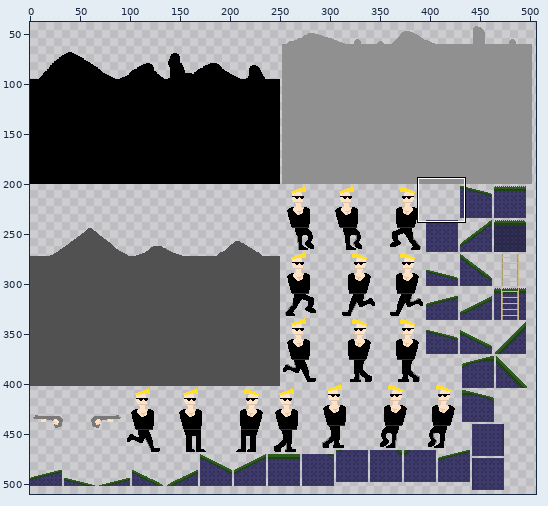
File history of a sprite sheet, assets/sprites/sprites.png. The first picture is a wide view before the edit; the outline marks the close-up.
Close-up. First the earlier version:
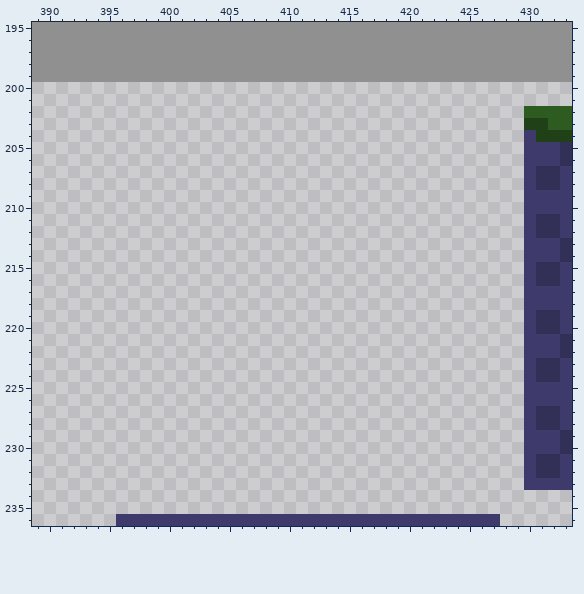
The file is 512x512 pixels. Pixels under 10% opacity are left out. Colours within 5 levels of each other are drawn and written as one. Shown: x 389..433, y 195..236. The old version is drawn lined up with the new one. The wide view leaves out empty margins.
Now the later version:
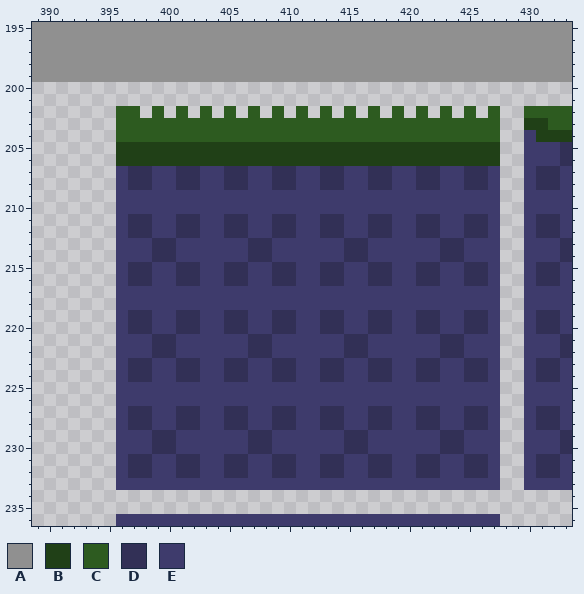
Palette (. is transparent): A #909090  B #204017  C #2d5b20  D #323056  E #3e3b6c
Change:
drawings rearranged on the sheet (the old picture shows each at its new place)
Changed rows in their new state; - is an unchanged pixel.
first column x 396:
202 CC-C-C-C-C-C-C-C-C-C-C-C-C-C-C-C
203 CCCCCCCCCCCCCCCCCCCCCCCCCCCCCCCC
204 CCCCCCCCCCCCCCCCCCCCCCCCCCCCCCCC
205 BBBBBBBBBBBBBBBBBBBBBBBBBBBBBBBB
206 BBBBBBBBBBBBBBBBBBBBBBBBBBBBBBBB
207 EDDEEDDEEDDEEDDEEDDEEDDEEDDEEDDE
208 EDDEEDDEEDDEEDDEEDDEEDDEEDDEEDDE
209 EEEEEEEEEEEEEEEEEEEEEEEEEEEEEEEE
210 EEEEEEEEEEEEEEEEEEEEEEEEEEEEEEEE
211 EDDEEDDEEDDEEDDEEDDEEDDEEDDEEDDE
212 EDDEEDDEEDDEEDDEEDDEEDDEEDDEEDDE
213 EEEDDEEEEEEDDEEEEEEDDEEEEEEDDEEE
214 EEEDDEEEEEEDDEEEEEEDDEEEEEEDDEEE
215 EDDEEDDEEDDEEDDEEDDEEDDEEDDEEDDE
216 EDDEEDDEEDDEEDDEEDDEEDDEEDDEEDDE
217 EEEEEEEEEEEEEEEEEEEEEEEEEEEEEEEE
218 EEEEEEEEEEEEEEEEEEEEEEEEEEEEEEEE
219 EDDEEDDEEDDEEDDEEDDEEDDEEDDEEDDE
220 EDDEEDDEEDDEEDDEEDDEEDDEEDDEEDDE
221 EEEDDEEEEEEDDEEEEEEDDEEEEEEDDEEE
222 EEEDDEEEEEEDDEEEEEEDDEEEEEEDDEEE
223 EDDEEDDEEDDEEDDEEDDEEDDEEDDEEDDE
224 EDDEEDDEEDDEEDDEEDDEEDDEEDDEEDDE
225 EEEEEEEEEEEEEEEEEEEEEEEEEEEEEEEE
226 EEEEEEEEEEEEEEEEEEEEEEEEEEEEEEEE
227 EDDEEDDEEDDEEDDEEDDEEDDEEDDEEDDE
228 EDDEEDDEEDDEEDDEEDDEEDDEEDDEEDDE
229 EEEDDEEEEEEDDEEEEEEDDEEEEEEDDEEE
230 EEEDDEEEEEEDDEEEEEEDDEEEEEEDDEEE
231 EDDEEDDEEDDEEDDEEDDEEDDEEDDEEDDE
232 EDDEEDDEEDDEEDDEEDDEEDDEEDDEEDDE
233 EEEEEEEEEEEEEEEEEEEEEEEEEEEEEEEE
